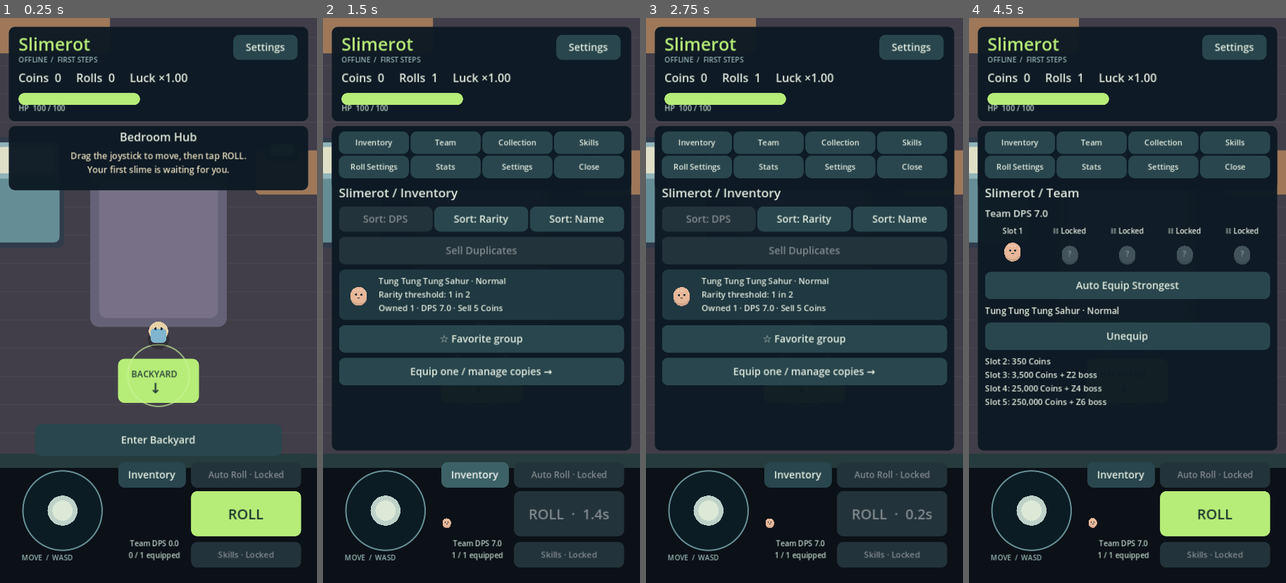
Above: before the commit, frames 1-4 (left to right).
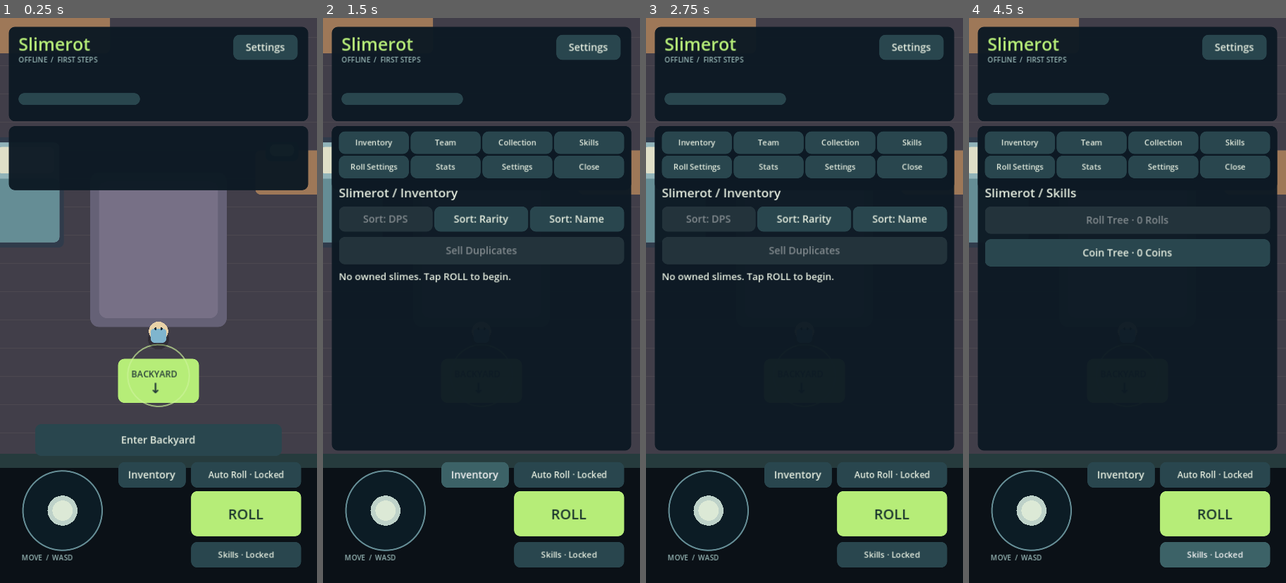
Above: after the commit, the same moments.

Repository: kristijannema-ai/Slimerot
Game: Godot game, scene res://scenes/Slimerot.tscn
Two runs of this game, one before a commit and one after it. Both use one fixed random seed, a clock stepped at 60 frames per second and the inputs below.
Inputs (mouse positions are in pixels of both pictures, inside the frame that each line leads up to):
- Up to frame 1 (0.25 s): no input
- Up to frame 2 (1.5 s): click "ROLL" at 0.5 s; click "Inventory" at 1.25 s
- Up to frame 3 (2.75 s): click "Inventory" at 2 s
- Up to frame 4 (4.5 s): click (1216, 475) at 2.75 s, where only the run after the commit has a clickable "Auto Roll · Locked"; click "Team" at 3.5 s; click (1216, 554) at 4.25 s, where only the run after the commit has a clickable "Skills · Locked"

The runs differ from the first frame. In frame 1, 2.8% of the frame differs, in the area x 5-90%, y 9-96%; in frame 2, 21%; in frame 3, 21%, in the area x 5-96%, y 9-96%; in frame 4, 19%.
Error after the commit: Parse Error: Cannot find member "EARLY_ROLL_NODES" in base "SlimerotBalance". (res://scripts/managers/SlimerotSkillTreeManager.gd:7)

Commit message:
Implement Slimerot stage 3: scripts/data/SlimerotBalance.gd

Diff:
--- a/scripts/data/SlimerotBalance.gd
+++ b/scripts/data/SlimerotBalance.gd
@@ -1,7 +1,7 @@
 class_name SlimerotBalance
 extends RefCounted
 
-const SCHEMA_VERSION := 2
+const SCHEMA_VERSION := 3
 const MAX_SLOTS := 5
 const PLAYER_HP := 100.0
 const MOVE_SPEED := 180.0
@@ -22,10 +22,9 @@
 const TEAM_SLOTS := [["team_slot_2", 350, 0], ["team_slot_3", 3500, 2], ["team_slot_4", 25000, 4], ["team_slot_5", 250000, 6]]
 const MAX_ZONE := 8
 const RESET_HOLD_SECONDS := 3.0
-# Slimerot's early enemy/skill tuning remains provisional; roster stats are canonical.
+# Slimerot's early enemy tuning remains provisional; roster and Roll tree are canonical.
 const STARTER_DAMAGE := 7.0
 const STARTER_SELL := 5
-const EARLY_ROLL_NODES := [["quick_hands_1", 10, "cooldown_multiplier", 0.9], ["luck_1", 15, "luck_multiplier", 1.25], ["auto_roll", 25, "auto_roll", 1.0]]
 const EARLY_STRUCTURES := [["skill_tree_shrine", 25, "skill_tree"], ["sell_terminal", 75, "sell_duplicates"]]
 const BACKYARD_GATE_KILLS := 12
 const BACKYARD_GATE_COINS := 150
@@ -41,5 +40,5 @@
 const SETTINGS := {
 	"master_audio": 1.0, "music_audio": 0.7, "sfx_audio": 1.0,
 	"screen_shake": true, "vibration": true, "auto_roll_state": false,
-	"auto_sell_settings": {"enabled": false}, "luck_cap": 0.0,
+	"auto_sell_settings": {"enabled": false, "threshold": 100}, "luck_cap": 0.0,
 }
